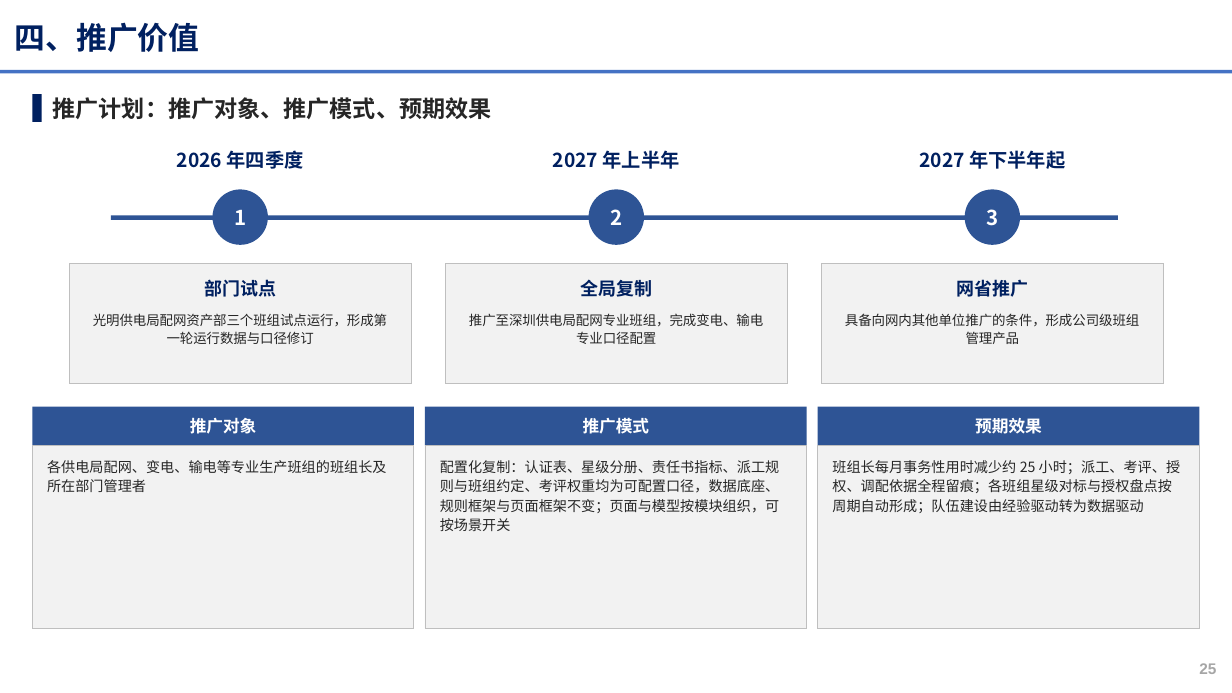
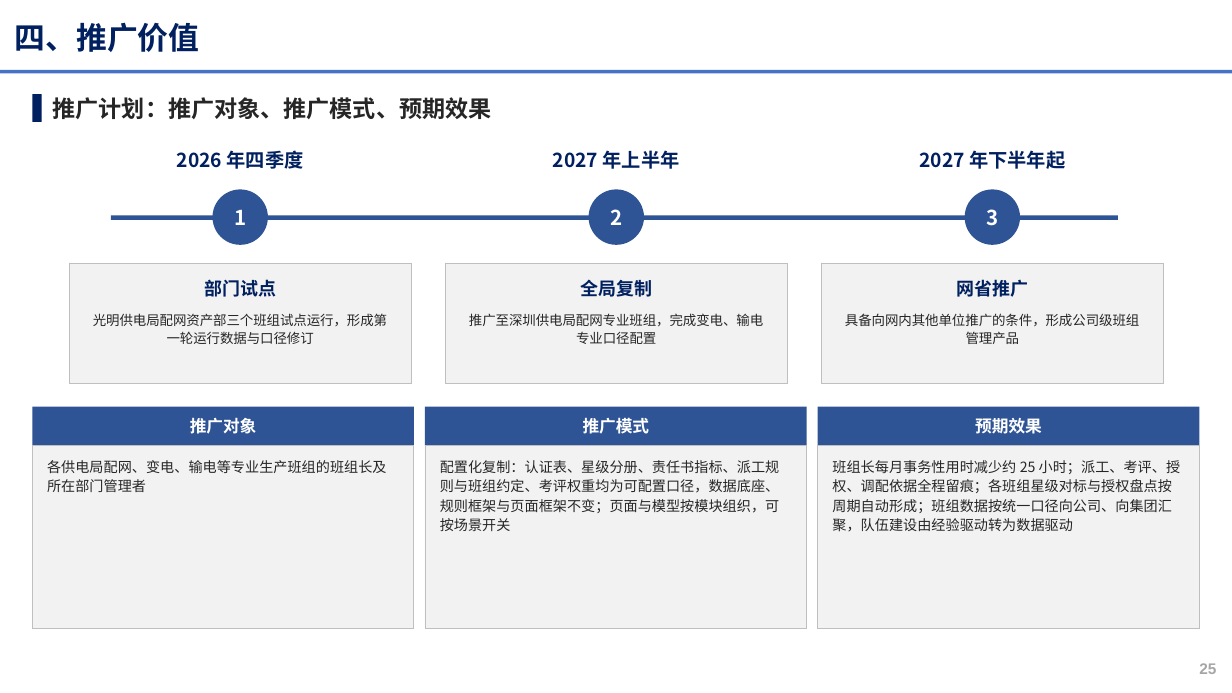
Before and after one commit to michael4949/-, a slide deck: slide 25 of xiaowatt/docs/正式交付物/申报PPT_高效班组管理助手_班组数字画像与班组长AI助手_V3.0.pptx. Drawn at 1232x693 pixels with LibreOffice and Linux fonts; fonts in the diff are those of the drawing; background and template pictures are left out. Boxes give left, top, right and bottom in pixels: in the first picture for what was removed or moved away, otherwise in the second. Text is boxed around its words. In the diff, an @@ line names an element or a change of style, - is before the commit and + after.

```diff
--- a/xiaowatt/docs/正式交付物/申报PPT_高效班组管理助手_班组数字画像与班组长AI助手_V3.0.pptx
+++ b/xiaowatt/docs/正式交付物/申报PPT_高效班组管理助手_班组数字画像与班组长AI助手_V3.0.pptx
@@ text at [832,460,1180,532]: text changed @@
-班组长每月事务性用时减少约 25 小时；派工、考评、授权、调配依据全程留痕；各班组星级对标与授权盘点按周期自动形成；队伍建设由经验驱动转为数据驱动
+班组长每月事务性用时减少约 25 小时；派工、考评、授权、调配依据全程留痕；各班组星级对标与授权盘点按周期自动形成；班组数据按统一口径向公司、向集团汇聚，队伍建设由经验驱动转为数据驱动
```
Also in this commit, not shown: 1 other slide changed, 5 other files.
